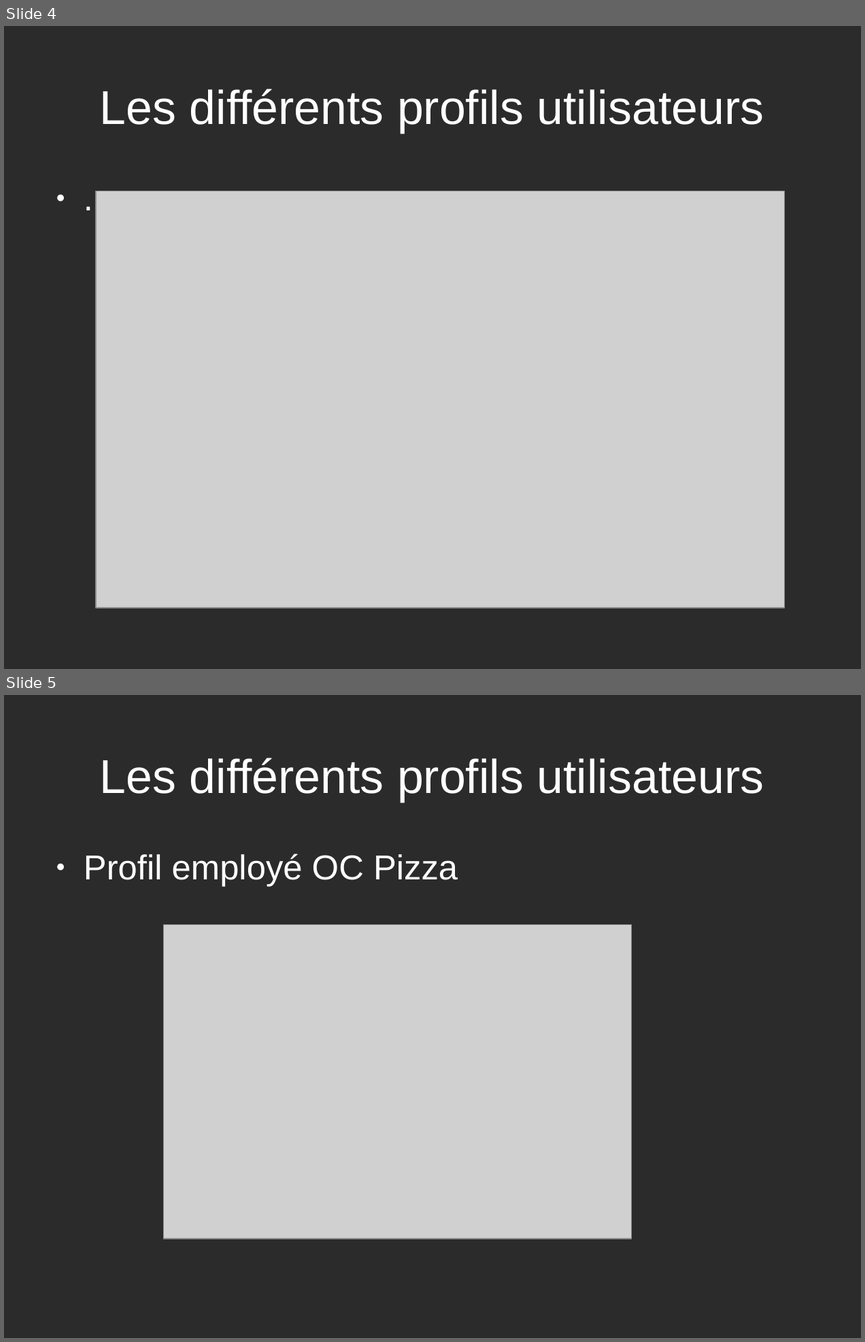
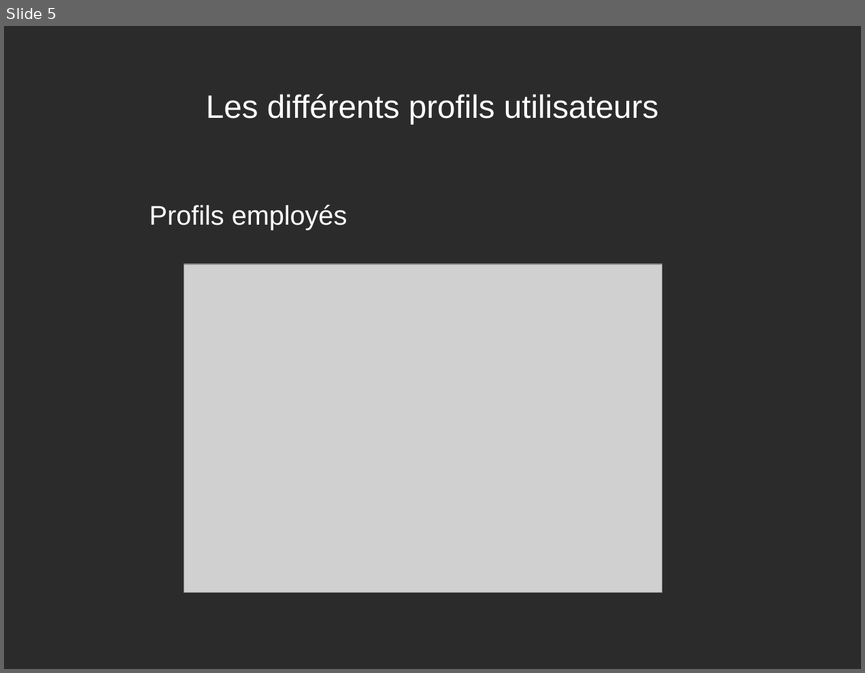
Before and after one commit to Hyperyon/p4-OCPizza, a slide deck: Présentation projet.odp. Shown one above the other, each under a label of ours: slides 4 and 5 before the commit, slide 5 after it. The pictures are 865x1342 and 865x673 pixels, drawn with LibreOffice and Linux fonts; fonts in the diff are those of the drawing; grey boxes stand for pictures; background and template pictures are left out; a plain dark background stands for a picture behind light text. Boxes give left, top, right and bottom in pixels: in the first picture for what was removed or moved away, otherwise in the second. Text is boxed around its words. In the diff, an @@ line names an element or a change of style, - is before the commit and + after.

```diff
--- a/Présentation projet.odp
+++ b/Présentation projet.odp
@@ slide 5 removed at bbox=[4, 695, 861, 1338], background picture (left out) @@
@@ title removed at bbox=[100, 758, 764, 802] @@
-Les différents profils utilisateurs
@@ text removed at bbox=[84, 853, 458, 887] @@
-● Profil employé OC Pizza
@@ picture removed at bbox=[163, 924, 632, 1238] @@
@@ what was slide 4 is now slide 5 @@
@@ slide 5 changed as well @@
@@ title "Les différents profils utilisateurs" at bbox=[206, 94, 658, 125]: size 44 to 30 pt @@
@@ text removed at bbox=[47, 176, 818, 549] @@
-● .
@@ text added at bbox=[150, 204, 347, 230], 25 pt, text #FFFFFF @@
+Profils employés
@@ picture: place and size @@
-picture at bbox=[96, 191, 785, 607]
+picture at bbox=[184, 264, 662, 592]
```
Also in this commit, not shown: 4 other slides changed, 1 slide added, 7 other files.
